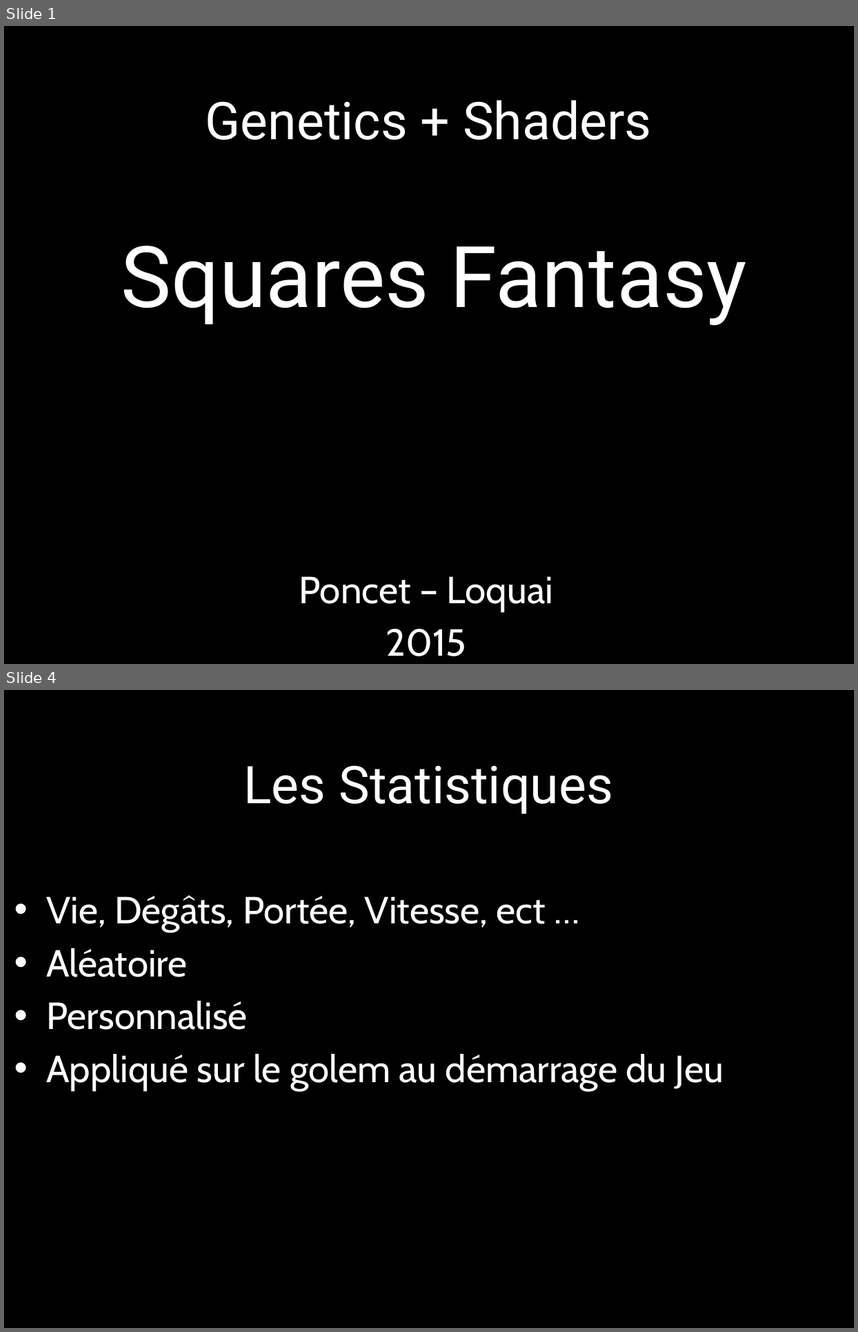
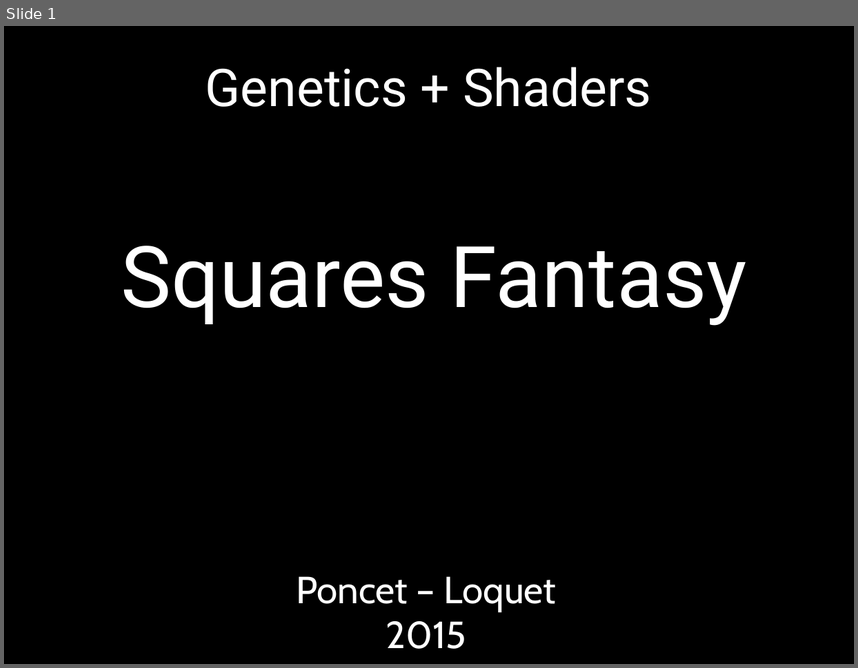
Before and after one commit to tecnop/OpenSticky, a slide deck: DOC/PPT/squared.pptx. Shown one above the other, each under a label of ours: slides 1 and 4 before the commit, slide 1 after it; the slides between them are not shown. The pictures are 858x1332 and 858x668 pixels, drawn with LibreOffice and Linux fonts; fonts in the diff are those of the drawing; background and template pictures are left out. Boxes give left, top, right and bottom in pixels: in the first picture for what was removed or moved away, otherwise in the second. Text is boxed around its words. In the diff, an @@ line names an element or a change of style, - is before the commit and + after.

```diff
--- a/DOC/PPT/squared.pptx
+++ b/DOC/PPT/squared.pptx
@@ slide 4 removed at (x1=4, y1=690, x2=854, y2=1328), background #000000 @@
@@ text removed at (x1=243, y1=765, x2=613, y2=814) @@
-Les Statistiques
@@ text removed at (x1=46, y1=895, x2=724, y2=1091) @@
-• Vie, Dégâts, Portée, Vitesse, ect …
-• Aléatoire
-• Personnalisé
-• Appliqué sur le golem au démarrage du Jeu
@@ slide 1 changed as well @@
@@ title "Genetics + Shaders" at (x1=205, y1=67, x2=652, y2=107): vertical alignment middle to top @@
@@ subtitle at (x1=296, y1=576, x2=557, y2=611): text changed @@
-Poncet – Loquai
+Poncet – Loquet
```
Also in this commit, not shown: 9 slides added, 7 other slides removed, 4 other files.
